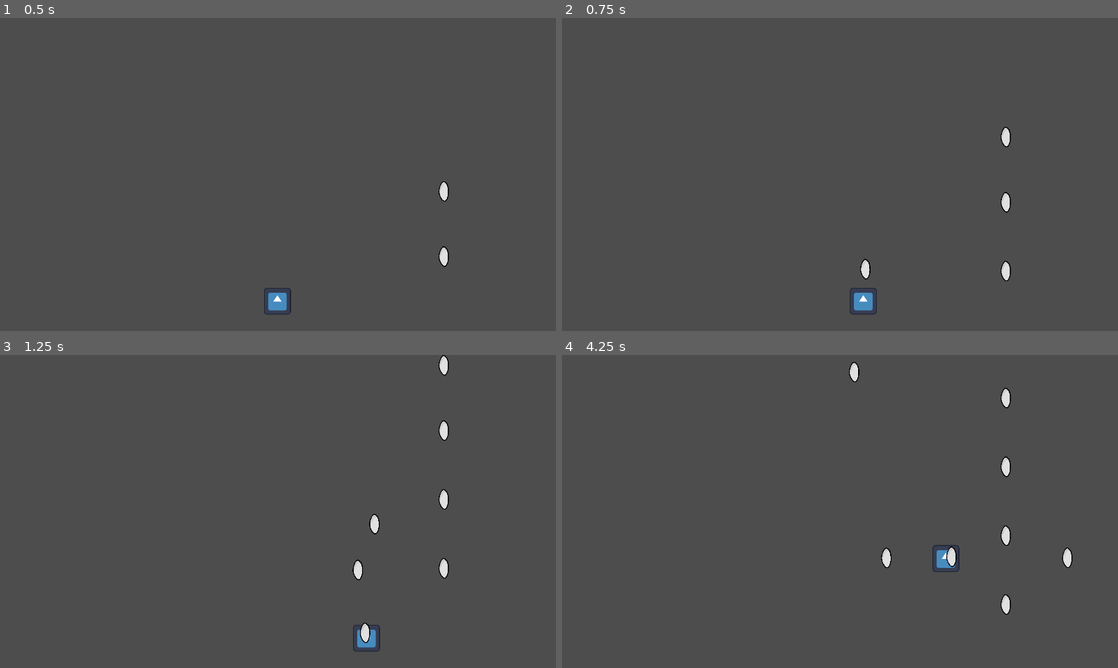
Above: before the commit, frames 1-4 (two rows, left to right).
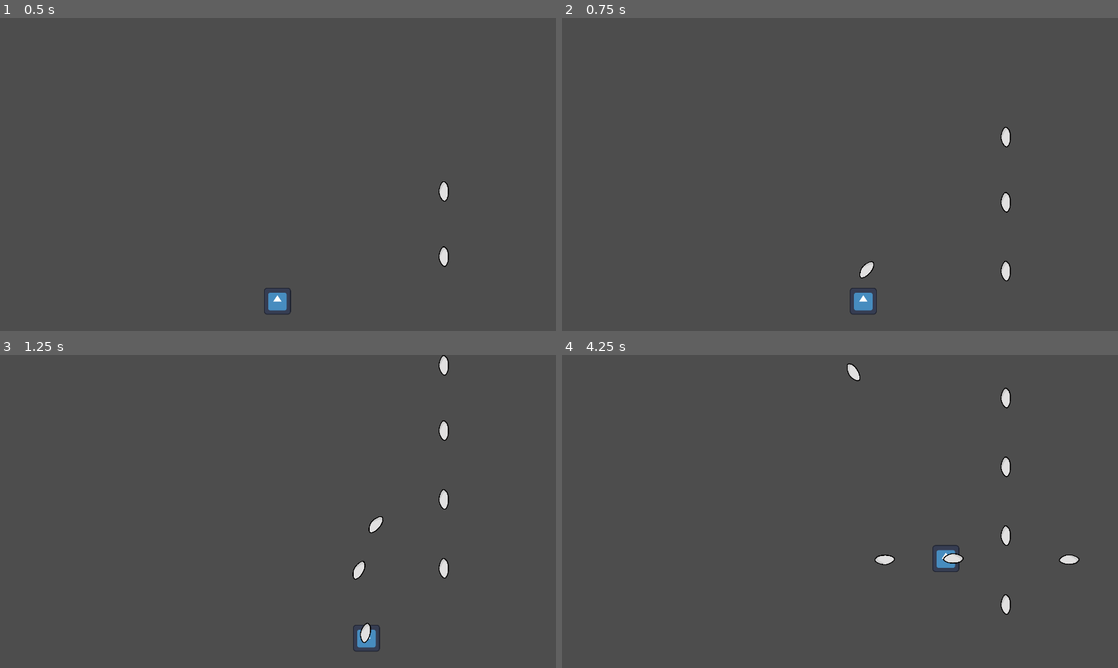
Above: after the commit, the same moments.

Repository: kaito002/bullet-hell-5
Game: Godot game, scene res://scenes/main.tscn
Two runs of this game, one before a commit and one after it. Both use one fixed random seed, a clock stepped at 60 frames per second and the inputs below. The engine's default icon, where the game draws it, is replaced by a stand-in: a white triangle on a blue panel in a dark square.
Inputs (mouse positions are in pixels of both pictures, inside the frame that each line leads up to):
- Up to frame 1 (0.5 s): no input
- Up to frame 2 (0.75 s): move the mouse to (962, 158) at 0.52 s; hold D (right) from 0.53 s (still down); hold Space (fire) from 0.53 s (still down)
- Up to frame 3 (1.25 s): keep holding D (right); keep holding Space (fire)
- Up to frame 4 (4.25 s): move the mouse to (728, 527) at 1.27 s; release D (right) at 1.28 s; release Space (fire) at 1.28 s; hold S (down) 1.28-2.03 s; tap Space (fire) at 1.35, 2.85 s; move the mouse to (895, 442) at 2.02 s; hold D (right) 2.03-2.78 s; hold Space (fire) 2.03-2.78 s; move the mouse to (812, 574) at 2.77 s; hold W (up) 2.78-3.53 s; move the mouse to (1006, 558) at 3.52 s; hold A (left) from 3.53 s (still down); hold Space (fire) from 3.53 s (still down)

Frame 1 is identical in both runs. In frame 2, less than 0.1% of the frame differs, in the area x 53-57%, y 76-84%; in frame 3, 0.2%; in frame 4, 0.4%, in the area x 51-94%, y 2-68%.

Commit message:
bullet now rotates to facing direction

Diff:
--- a/scenes/weapons/weapon.gd
+++ b/scenes/weapons/weapon.gd
@@ -13,6 +13,8 @@
 	var bullet: Bullet = bullet_scene.instantiate()
 	bullet.global_position = global_position
 	bullet.direction = target_direction
+	bullet.rotation = target_direction.angle()
+	bullet.rotation_degrees += 90
 	get_tree().root.add_child.call_deferred(bullet, true)
 
 func is_on_cooldown():
